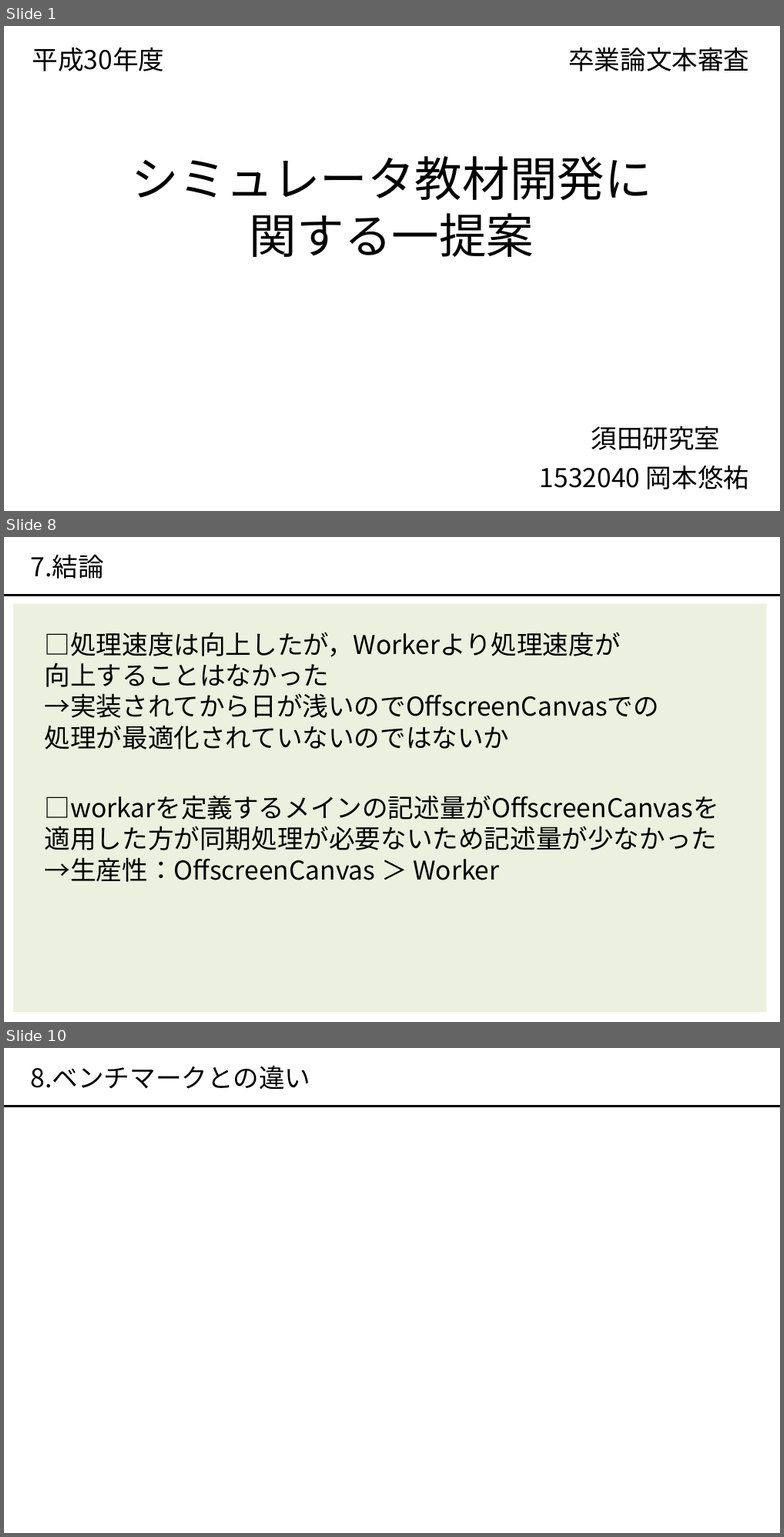
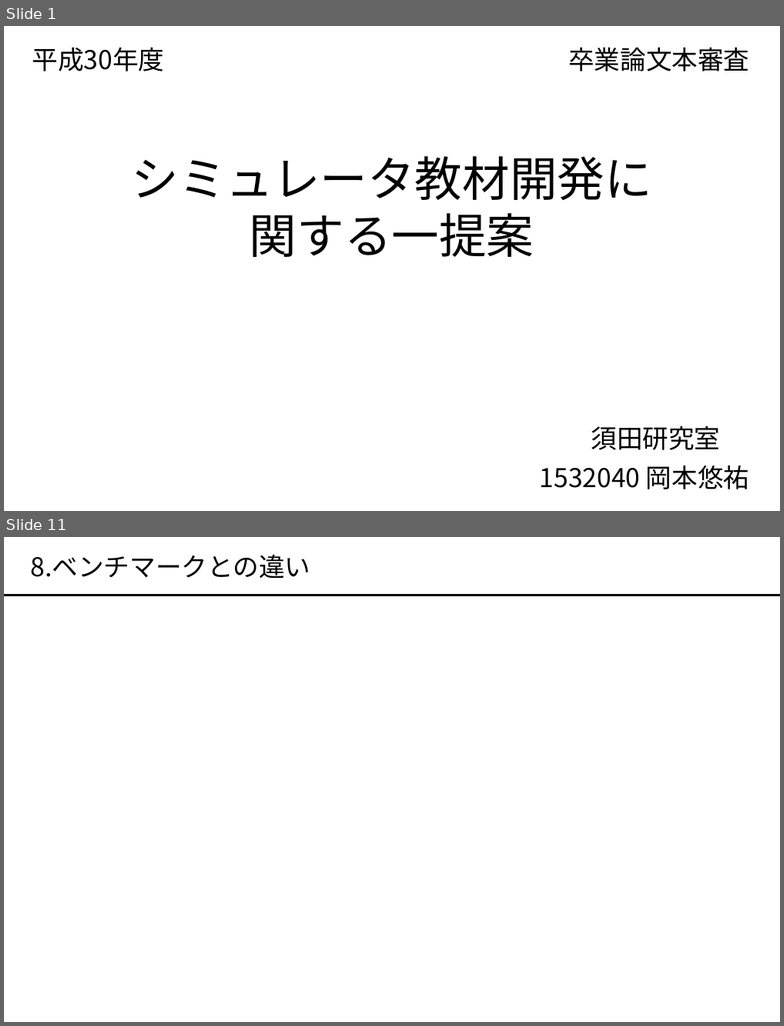
Before and after one commit to okmtaoo/-, a slide deck: presentation/出す.pptx. Shown one above the other, each under a label of ours: slides 1, 8 and 10 before the commit, slides 1 and 11 after it; the slides between them are not shown. The pictures are 784x1537 and 784x1026 pixels, drawn with LibreOffice and Linux fonts; fonts in the diff are those of the drawing. Boxes give left, top, right and bottom in pixels: in the first picture for what was removed or moved away, otherwise in the second. Text is boxed around its words. In the diff, an @@ line names an element or a change of style, - is before the commit and + after.

```diff
--- a/presentation/出す.pptx
+++ b/presentation/出す.pptx
@@ slide 8 removed at (4, 537, 780, 1022), background #FFFFFF @@
@@ text removed at (31, 554, 104, 579) @@
-7.結論
@@ line removed from (4, 596) to (780, 596) @@
@@ rectangle removed at (13, 604, 767, 1012) @@
@@ text removed at (45, 632, 660, 750) @@
-□処理速度は向上したが，Workerより処理速度が
-向上することはなかった
-→実装されてから日が浅いのでOffscreenCanvasでの
-処理が最適化されていないのではないか
@@ text removed at (45, 795, 719, 882) @@
-□workarを定義するメインの記述量がOffscreenCanvasを
-適用した方が同期処理が必要ないため記述量が少なかった
-→生産性：OffscreenCanvas ＞ Worker
@@ what was slide 10 is now slide 11 @@
```
Also in this commit, not shown: 6 slides changed, 2 slides added, 1 other file.
